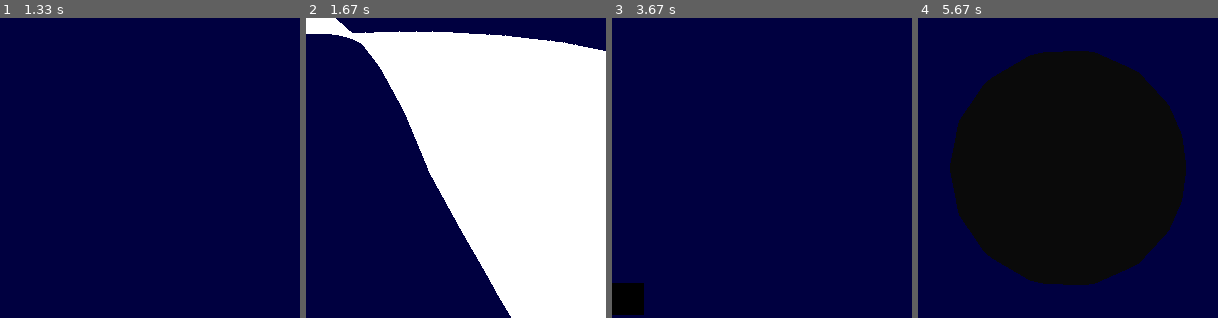
Above: before the commit, frames 1-4 (left to right).
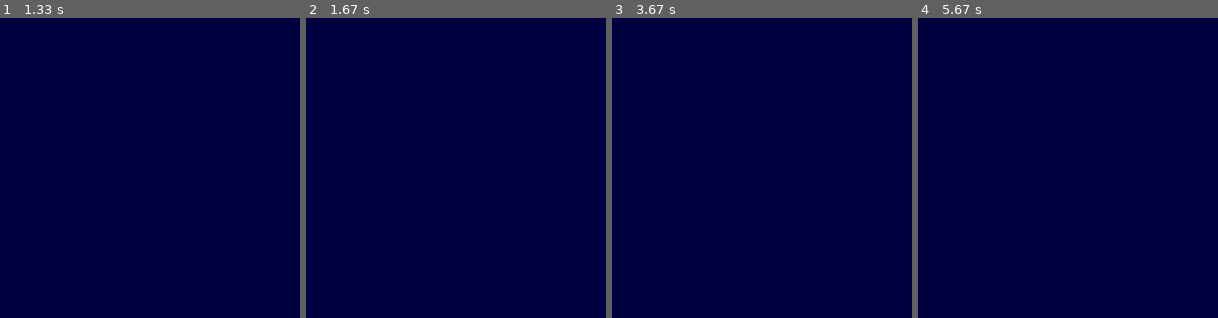
Above: after the commit, the same moments.

Repository: Distrotech/PyOpenGL
Game: pygame game, started from tests/tests.py
Two runs of this game, one before a commit and one after it. Both use one fixed random seed, a clock stepped at 60 frames per second and the inputs below. The source is Python 2; it was converted automatically to run under Python 3.
Inputs:
- Up to frame 1 (1.33 s): no input
- Up to frame 2 (1.67 s): no input
- Up to frame 3 (3.67 s): no input
- Up to frame 4 (5.67 s): no input

Frame 1 is identical in both runs. In frame 2, 54% of the frame differs, in the area x 0-100%, y 0-100%; in frame 3, 1.1%; in frame 4, 48%.

Commit message:
Add basic ctypes array test.

Diff:
--- a/tests/tests.py
+++ b/tests/tests.py
@@ -20,7 +20,7 @@
 )
 
 
-class Test( unittest.TestCase ):
+class Tests( unittest.TestCase ):
 	evaluator_ctrlpoints = [[[ -1.5, -1.5, 4.0], [-0.5, -1.5, 2.0], [0.5, -1.5,
 		-1.0], [1.5, -1.5, 2.0]], [[-1.5, -0.5, 1.0], [-0.5, -0.5, 3.0], [0.5, -0.5,
 		0.0], [1.5, -0.5, -1.0]], [[-1.5, 0.5, 4.0], [-0.5, 0.5, 0.0], [0.5, 0.5,
@@ -64,6 +64,10 @@
 		dp[1] = 1
 		assert dp[1] == 1
 		assert d[1] == 1
+	def test_ctypes_array( self ):
+		color = (GLfloat * 3)( 0,1,0 )
+		glColor3fv( color )
+
 	def test_evaluator( self ):
 		"""Test whether the evaluator functions work"""
 		glDisable(GL_CULL_FACE)
